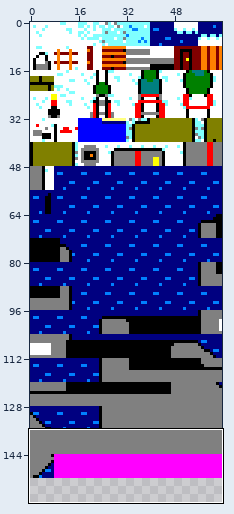
Pixel-art file: assets/aseprite/norway.aseprite. Above: a wide view before the commit, with the close-up outlined.
Close-up. Old version:
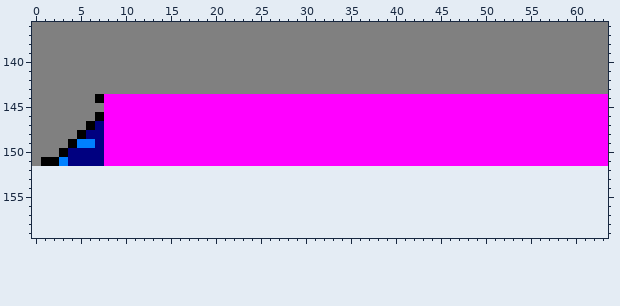
64x152 pixels, 1 frame. Shown: x 0..63, y 136..159. The old version is drawn lined up with the new one, on the new canvas.
The same view after the edit:
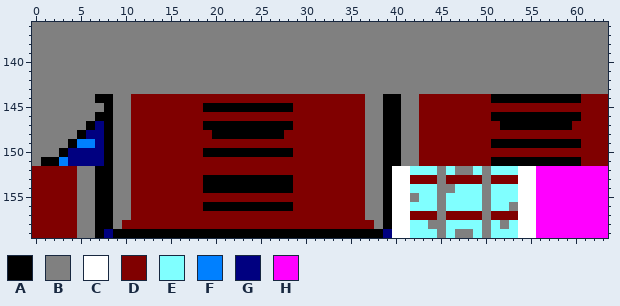
Palette (. is transparent): A #000000  B #808080  C #ffffff  D #800000  E #80ffff  F #0080ff  G #000080  H #ff00ff
Diff:
canvas 64x152 -> 64x160
@@ x 0..63 @@
 143 BBBBBBBBBBBBBBBBBBBBBBBBBBBBBBBBBBBBBBBBBBBBBBBBBBBBBBBBBBBBBBBB
-144 BBBBBBBAHHHHHHHHHHHHHHHHHHHHHHHHHHHHHHHHHHHHHHHHHHHHHHHHHHHHHHHH
-145 BBBBBBBBHHHHHHHHHHHHHHHHHHHHHHHHHHHHHHHHHHHHHHHHHHHHHHHHHHHHHHHH
-146 BBBBBBBAHHHHHHHHHHHHHHHHHHHHHHHHHHHHHHHHHHHHHHHHHHHHHHHHHHHHHHHH
-147 BBBBBBAGHHHHHHHHHHHHHHHHHHHHHHHHHHHHHHHHHHHHHHHHHHHHHHHHHHHHHHHH
-148 BBBBBAGGHHHHHHHHHHHHHHHHHHHHHHHHHHHHHHHHHHHHHHHHHHHHHHHHHHHHHHHH
-149 BBBBAFFGHHHHHHHHHHHHHHHHHHHHHHHHHHHHHHHHHHHHHHHHHHHHHHHHHHHHHHHH
-150 BBBAGGGGHHHHHHHHHHHHHHHHHHHHHHHHHHHHHHHHHHHHHHHHHHHHHHHHHHHHHHHH
-151 BAAFGGGGHHHHHHHHHHHHHHHHHHHHHHHHHHHHHHHHHHHHHHHHHHHHHHHHHHHHHHHH
-152 ................................................................
-153 ................................................................
-154 ................................................................
-155 ................................................................
-156 ................................................................
-157 ................................................................
-158 ................................................................
-159 ................................................................
+144 BBBBBBBAABBDDDDDDDDDDDDDDDDDDDDDDDDDDBBAABBDDDDDDDDAAAAAAAAAADDD
+145 BBBBBBBBABBDDDDDDDDAAAAAAAAAADDDDDDDDBBAABBDDDDDDDDDDDDDDDDDDDDD
+146 BBBBBBBAABBDDDDDDDDDDDDDDDDDDDDDDDDDDBBAABBDDDDDDDDAAAAAAAAAADDD
+147 BBBBBBAGABBDDDDDDDDAAAAAAAAAADDDDDDDDBBAABBDDDDDDDDDAAAAAAAADDDD
+148 BBBBBAGGABBDDDDDDDDDAAAAAAAADDDDDDDDDBBAABBDDDDDDDDDDDDDDDDDDDDD
+149 BBBBAFFGABBDDDDDDDDDDDDDDDDDDDDDDDDDDBBAABBDDDDDDDDAAAAAAAAAADDD
+150 BBBAGGGGABBDDDDDDDDAAAAAAAAAADDDDDDDDBBAABBDDDDDDDDDDDDDDDDDDDDD
+151 BAAFGGGGABBDDDDDDDDDDDDDDDDDDDDDDDDDDBBAABBDDDDDDDDAAAAAAAAAADDD
+152 DDDDDBBAABBDDDDDDDDDDDDDDDDDDDDDDDDDDBBACCEEEBEBBEBEEECCHHHHHHHH
+153 DDDDDBBAABBDDDDDDDDAAAAAAAAAADDDDDDDDBBACCDDDBDDDDBDDDCCHHHHHHHH
+154 DDDDDBBAABBDDDDDDDDAAAAAAAAAADDDDDDDDBBACCEEEBBEEEBEEECCHHHHHHHH
+155 DDDDDBBAABBDDDDDDDDDDDDDDDDDDDDDDDDDDBBACCBEEBEEEEBEEECCHHHHHHHH
+156 DDDDDBBAABBDDDDDDDDAAAAAAAAAADDDDDDDDBBACCEEEBEEEEBEEBCCHHHHHHHH
+157 DDDDDBBAABBDDDDDDDDDDDDDDDDDDDDDDDDDDBBACCDDDBDDDDBDDDCCHHHHHHHH
+158 DDDDDBBAABDDDDDDDDDDDDDDDDDDDDDDDDDDDDBACCEEBBEEEEBEBECCHHHHHHHH
+159 DDDDDBBAGAAAAAAAAAAAAAAAAAAAAAAAAAAAAAAGCCEEEBEBBEBEEECCHHHHHHHH
Where, in picture pixels (left, top, right, bottom), the same in both close-ups:
changed: (32, 94, 608, 238)
